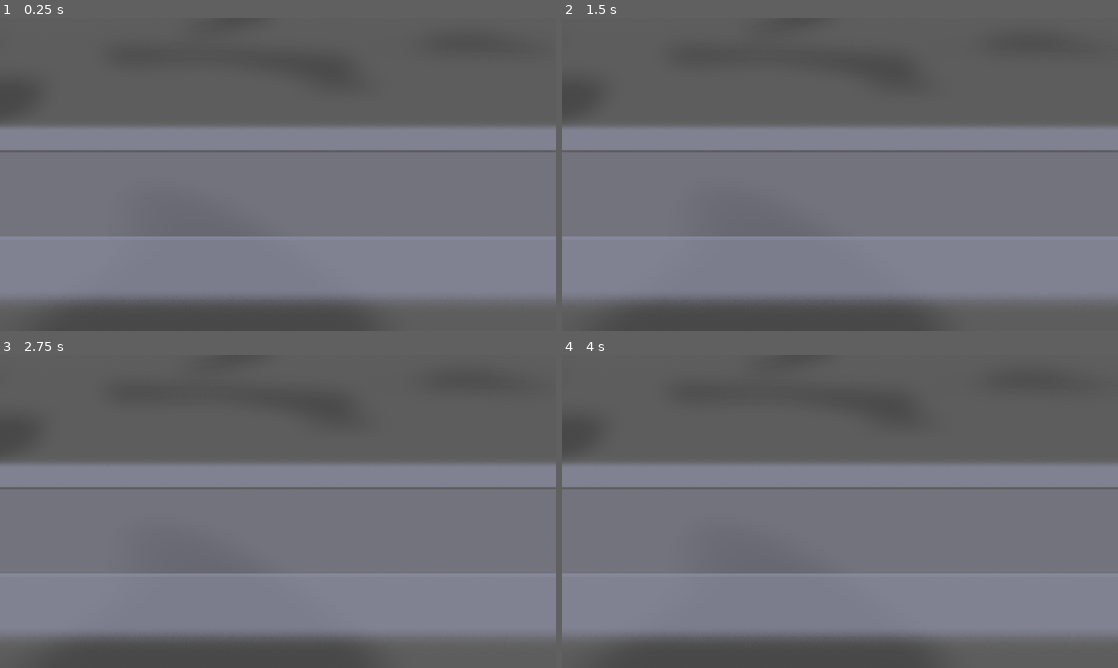
Above: before the commit, frames 1-4 (two rows, left to right).
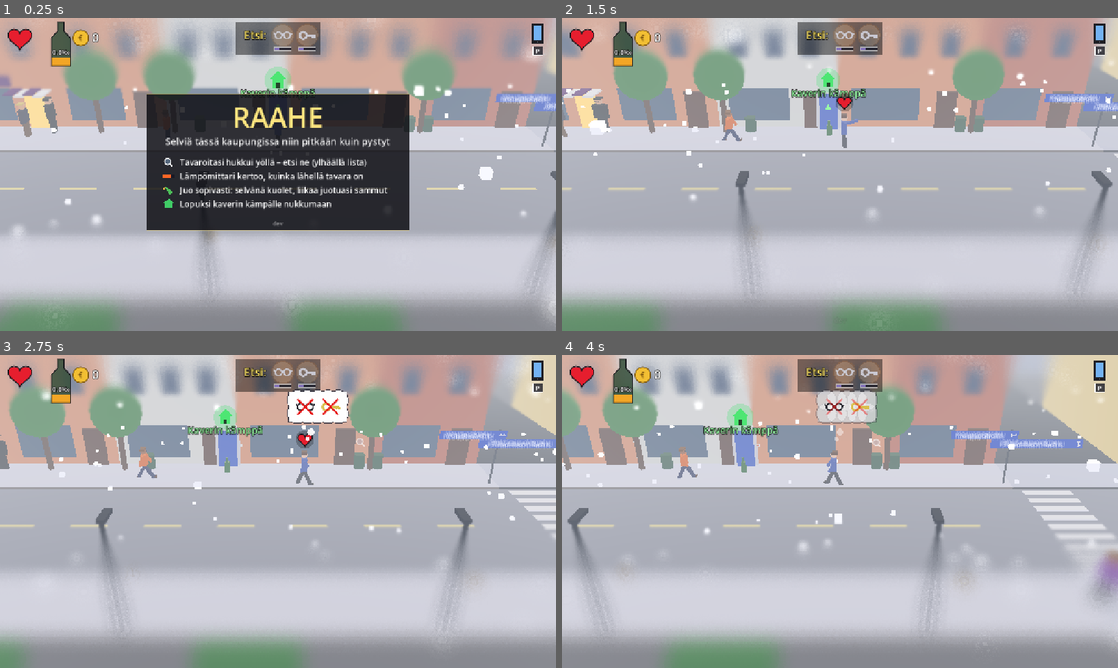
Above: after the commit, the same moments.

Repository: Ecculi/GoodMorningMoonshine
Game: Godot game, scene res://scenes/main.tscn
The game is run twice, just before and just after one commit, with the same random seed, the same clock (stepped at 60 frames per second) and the same inputs.
Inputs (mouse positions are in pixels of both pictures, inside the frame that each line leads up to):
- Up to frame 1 (0.25 s): no input
- Up to frame 2 (1.5 s): tap Enter at 0.5 s; move the mouse to (962, 158) at 0.52 s; hold Right (move_right) 0.53-1.25 s; hold Space (action) 0.53-1.25 s; click (962, 158) at 0.67 s; drag from (728, 190) to (812, 237) at 1.27 s
- Up to frame 3 (2.75 s): move the mouse to (333, 442) at 2.02 s; hold Right (move_right) from 2.03 s (still down); hold Shift (run) from 2.03 s (still down)
- Up to frame 4 (4 s): release Right (move_right) at 2.75 s; release Shift (run) at 2.75 s; drag from (812, 574) to (673, 464) at 2.77 s; move the mouse to (1006, 558) at 3.52 s; hold Left (move_left) from 3.53 s (still down); tap Enter at 3.6 s

The runs differ from the first frame. In frame 1, 98% of the frame differs, in the area x 0-100%, y 0-100%; in frame 2, 99%; in frame 3, 98%; in frame 4, 98%.
Error before the commit: Parse Error: Could not preload resource script "res://scripts/person_model.gd". (res://scripts/player.gd:6)

Commit message:
Fix: eating animation variable shadowed a parameter (parse error)
Co-Authored-By: Claude Opus 5.5 <noreply@anthropic.com>
Claude-Session: https://claude.ai/code/session_014p1PeeGbmYxJmsVU4HYhz4

Diff:
--- a/scripts/person_model.gd
+++ b/scripts/person_model.gd
@@ -185,20 +185,20 @@
 	var rate := 30.0
 	if eat_t >= 0.0:
 		eat_t += dt
-		var k := eat_t / EAT_TIME
-		if k >= 1.0:
+		var ek := eat_t / EAT_TIME
+		if ek >= 1.0:
 			eat_t = -1.0
-		if k < EAT_BEND:
+		if ek < EAT_BEND:
 			# Forearm up to a right angle at the elbow.
 			tz = 0.0
-			tf = lerpf(0.15, PI * 0.5, k / EAT_BEND)
-		elif k < EAT_LIFT:
+			tf = lerpf(0.15, PI * 0.5, ek / EAT_BEND)
+		elif ek < EAT_LIFT:
 			# The whole arm turns up from the shoulder and in towards the
 			# face, the elbow closing, until the hand is at the mouth.
-			var w := (k - EAT_BEND) / (EAT_LIFT - EAT_BEND)
-			tz = lerpf(0.0, 0.4, w)
-			tf = lerpf(PI * 0.5, 2.6, w)
-			tx = lerpf(0.0, 0.5, w)
+			var ew := (ek - EAT_BEND) / (EAT_LIFT - EAT_BEND)
+			tz = lerpf(0.0, 0.4, ew)
+			tf = lerpf(PI * 0.5, 2.6, ew)
+			tx = lerpf(0.0, 0.5, ew)
 		else:
 			# At the mouth: chewing, a little bob.
 			tz = 0.4 + 0.05 * sin(eat_t * 18.0)
